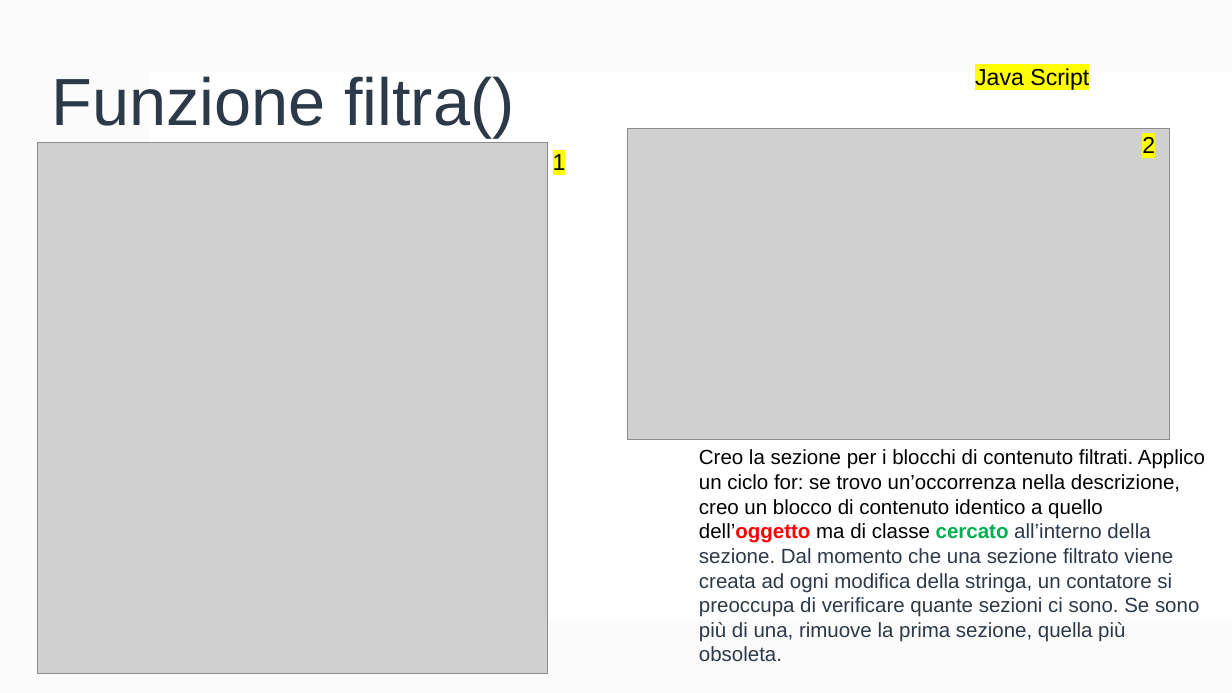
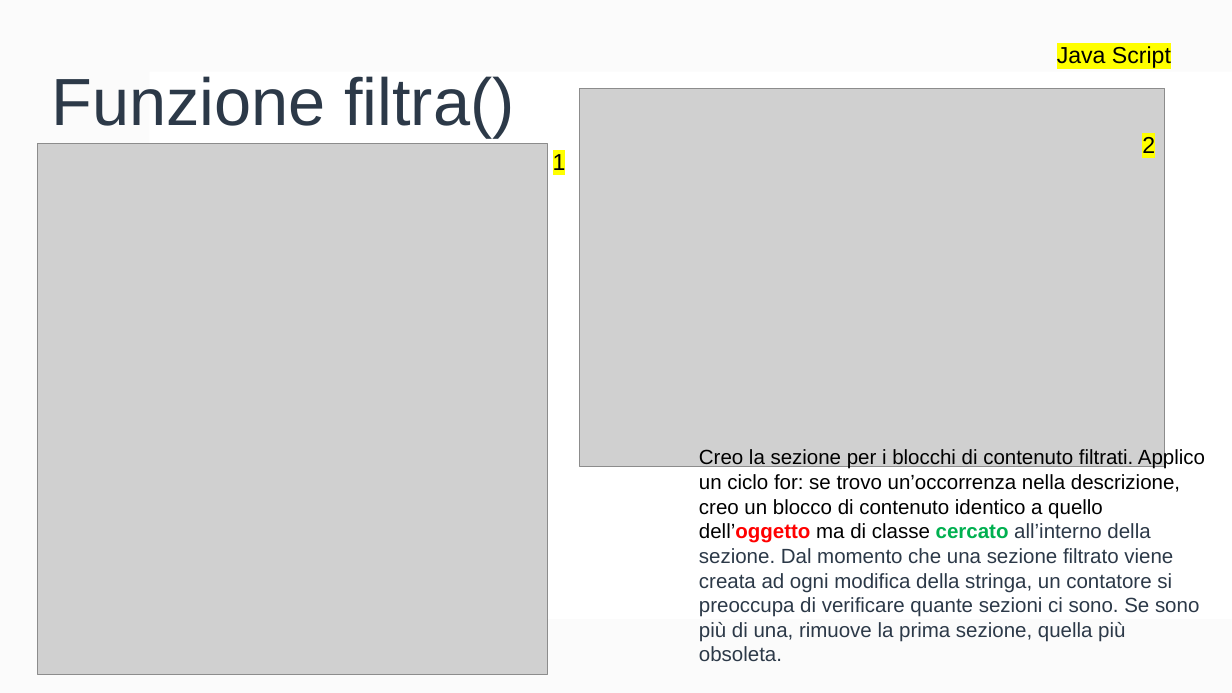
Before and after one commit to FrancescoCt/mhw2, a slide deck: slide 16 of mhw2.pptx. Drawn at 1232x693 pixels with LibreOffice and Linux fonts; fonts in the diff are those of the drawing; grey boxes stand for pictures. Boxes give left, top, right and bottom in pixels: in the first picture for what was removed or moved away, otherwise in the second. Text is boxed around its words. In the diff, an @@ line names an element or a change of style, - is before the commit and + after.

```diff
--- a/mhw2.pptx
+++ b/mhw2.pptx
@@ text "Java Script": place and size @@
-text "Java Script" at (975, 68, 1089, 90)
+text "Java Script" at (1057, 46, 1171, 68)
@@ picture: place and size @@
-picture at (628, 129, 1171, 440)
+picture at (580, 88, 1165, 466)
```
Also in this commit, not shown: 1 other slide changed.
